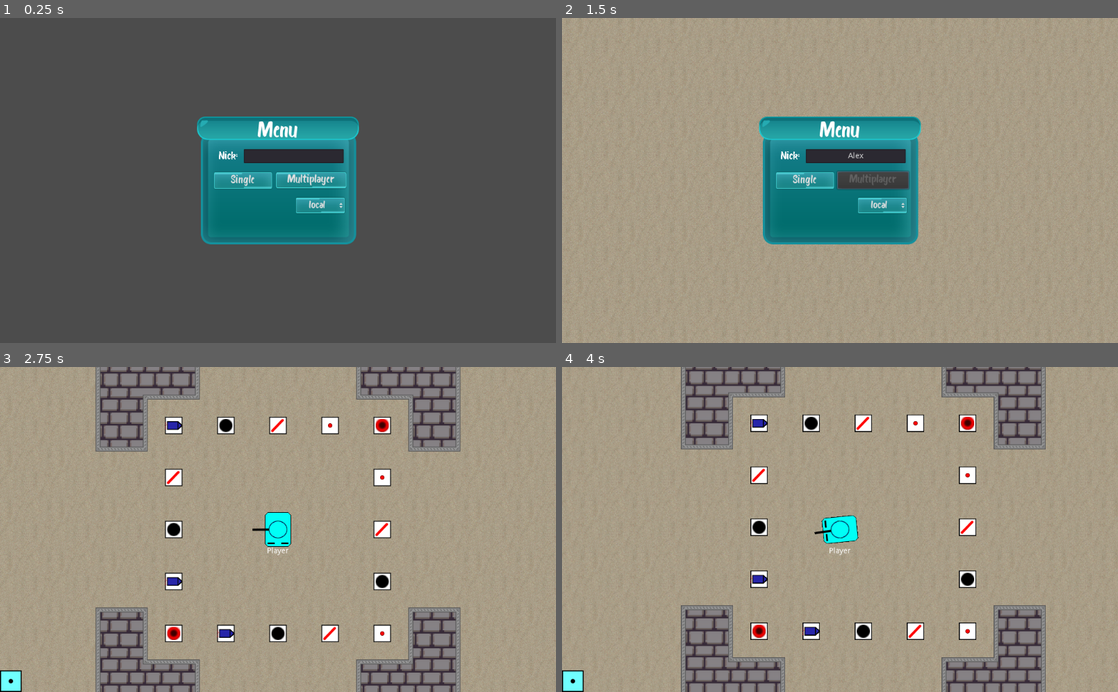
Above: before the commit, frames 1-4 (two rows, left to right).
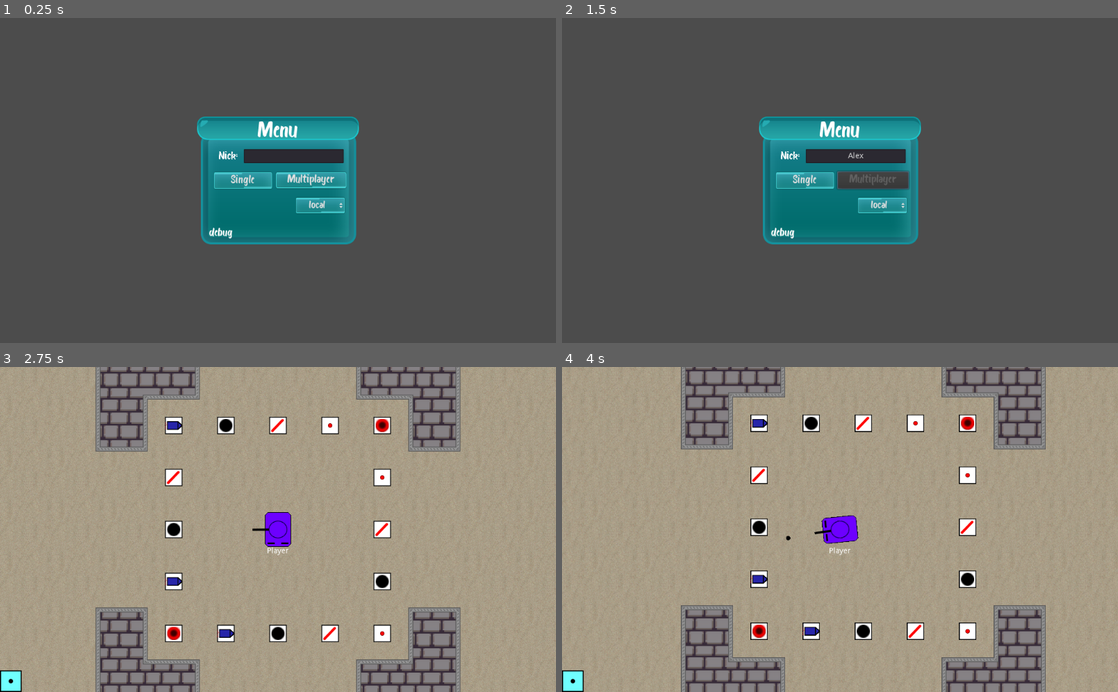
Above: after the commit, the same moments.

Repository: mm-102/godot_tanks
Game: Godot game, scene res://GameModeMaster.tscn
Same seed, same stepped clock (60 frames per second), same inputs: the game is played once before the commit and once after it.
Inputs (mouse positions are in pixels of both pictures, inside the frame that each line leads up to):
- Up to frame 1 (0.25 s): no input
- Up to frame 2 (1.5 s): click (856, 154) at 0.52 s; type "Alex" at 0.6 s; click "Multiplayer" at 1.25 s
- Up to frame 3 (2.75 s): click "Single" at 2 s
- Up to frame 4 (4 s): tap Enter at 2.75 s; move the mouse to (962, 513) at 2.77 s; hold D (p_right) 2.78-3.53 s; hold Tab (Scoreboard) 2.78-3.53 s; move the mouse to (728, 545) at 3.52 s; hold S (p_backward) from 3.53 s (still down); click (728, 545) at 3.6 s

The runs differ from the first frame. In frame 1, less than 0.1% of the frame differs, in the area x 37-42%, y 64-68%; in frame 2, 89%, in the area x 0-100%, y 0-100%; in frame 3, 0.4%; in frame 4, 0.5%.

Commit message:
Other: - Menu remember your name and choosen server - Add versioning to drop players with older version from server   > This only applies to 'released' mode - starting position of spectator in map

Diff:
--- a/GameModeMaster.gd
+++ b/GameModeMaster.gd
@@ -6,32 +6,29 @@
 	GAME_MODE.SINGLE: preload("res://Singleplayer/Main.tscn"),
 	GAME_MODE.MULTI: preload("res://Multiplayer/Main.tscn"),
 }
+var nick = ""
+var player_color = ""
 var is_multiplayer = false
 
-var rng = RandomNumberGenerator.new()
 
-func _ready():
-#	Transfer._ready()
-	pass
 
-func game_mode(sel_mode: int, adress, player_nick):
+func game_mode(sel_mode: int):
 	#[info] Transfer node have to be after main
 	var mode_inst = MODE_DICT[sel_mode].instance()
-	mode_inst.local_player_name = player_nick
-	rng.randomize()
-	mode_inst.local_player_color = Color.from_hsv(rng.randf(), 1.0, 1.0) # temp
+	mode_inst.local_player_name = nick
+	mode_inst.local_player_color = player_color
 	if sel_mode == GAME_MODE.MULTI:
+		mode_inst.hide()
 		Transfer._ready()
 		is_multiplayer = true
-		Transfer.ip = adress
 	add_child(mode_inst)
+
+func old_version_info():
+	$Menu.old_version_info()
 
 func queue_free_menu():
 	$Menu.queue_free()
 
 func exit_to_menu():
 	$Main.queue_free()
-#	if is_multiplayer:
-#		$"/root/Transfer".queue_free()
-	#warning-ignore:return_value_discarded
 	get_tree().reload_current_scene()
--- /dev/null
+++ b/Global/Functions.gd
@@ -0,0 +1,9 @@
+extends Reference
+class_name Functions
+
+
+static func get_version():
+	if OS.has_feature("standalone") :
+		return ProjectSettings.get_setting("application/config/version")
+	else:
+		return null#"1.1.1"#ProjectSettings.get_setting("application/config/version")
--- a/Interface/Menu.gd
+++ b/Interface/Menu.gd
@@ -4,20 +4,66 @@
 	0: "127.0.0.1",
 	1: "194.187.72.136",
 }
+var config = ConfigFile.new()
 onready var master_n = get_node(Dir.MASTER)
 onready var multiplayer_button = $"%MultiplayerButton"
 onready var multiplayer_refresh = $"%MultiplayerRefresh"
+onready var version_n = $"%Version"
 
+var rng = RandomNumberGenerator.new()
+
+
+func _ready():
+	set_init_data()
+	set_version(Functions.get_version())
+
+func set_init_data():
+	var err = config.load("user://initial_data.cfg")
+	if err != OK:
+		return
+	var menu_data = config.get_section_keys("Menu")
+	$"%PlayerNickInput".text = config.get_value("Menu", "Nick")
+	$"%OptionButton"._select_int(int(config.get_value("Menu", "SelectInt")))
+
+
+func set_version(version):
+	if version == null:
+		version_n.set_text("debug")
+		return
+	var text_v = "v" + str(version)
+	version_n.set_text(text_v)
+
+func old_version_info():
+	version_n.add_color_override("font_color", Color(1,0,0))
+	multiplayer_refresh.stop()
+	multiplayer_button.disabled = true
+	$OldVersionInfo.show()
 
 
 func _on_SingleplayerButton_pressed():
-	master_n.game_mode(0, null, $"%PlayerNickInput".text)
+	master_n.nick = $"%PlayerNickInput".text
+	master_n.game_mode(0)
+	save_data($"%PlayerNickInput".text, $"%OptionButton".get_selected())
 	queue_free()
 
+
 func _on_MultiplayerButton_pressed():
-	master_n.game_mode(1, ADRESS[$"%OptionButton".get_selected()], $"%PlayerNickInput".text)
+	master_n.nick = $"%PlayerNickInput".text
+	rng.randomize()
+	master_n.player_color = Color.from_hsv(rng.randf(), 1.0, 1.0) # temp
+	Transfer.ip = ADRESS[int($"%OptionButton".get_selected())]
+	Transfer._connect_to_server()
+	save_data($"%PlayerNickInput".text, $"%OptionButton".get_selected())
 	multiplayer_button.set_disabled(true)
 	multiplayer_refresh.start()
 
 func _on_MultiplayerRefresh_timeout():
 	multiplayer_button.set_disabled(false)
+
+func save_data(nick, select_int):
+	# Store some values.
+	config.set_value("Menu", "Nick", nick)
+	config.set_value("Menu", "SelectInt", select_int)
+
+	# Save it to a file (overwrite if already exists).
+	config.save("user://initial_data.cfg")
--- a/Interface/Menu.tscn
+++ b/Interface/Menu.tscn
@@ -8,6 +8,10 @@
 [sub_resource type="DynamicFont" id=9]
 resource_local_to_scene = true
 size = 19
+font_data = ExtResource( 3 )
+
+[sub_resource type="DynamicFont" id=10]
+size = 20
 font_data = ExtResource( 3 )
 
 [node name="Menu" type="Control"]
@@ -96,6 +100,25 @@
 rect_scale = Vector2( 0.5, 0.5 )
 text = "Nick:"
 
+[node name="Version" type="Label" parent="Background"]
+unique_name_in_owner = true
+margin_left = 22.0
+margin_top = 205.0
+margin_right = 111.0
+margin_bottom = 225.0
+custom_fonts/font = SubResource( 10 )
+text = "xxx"
+
+[node name="OldVersionInfo" type="Label" parent="."]
+visible = false
+margin_left = -243.0
+margin_top = 147.0
+margin_right = 267.0
+margin_bottom = 210.0
+text = "Info: Your client is not update.
+Please download newest version."
+align = 1
+
 [connection signal="pressed" from="Background/SingleplayerButton" to="." method="_on_SingleplayerButton_pressed"]
 [connection signal="pressed" from="Background/MultiplayerButton" to="." method="_on_MultiplayerButton_pressed"]
 [connection signal="timeout" from="Background/MultiplayerButton/MultiplayerRefresh" to="." method="_on_MultiplayerRefresh_timeout"]
--- a/Multiplayer/Main.gd
+++ b/Multiplayer/Main.gd
@@ -13,9 +13,6 @@
 onready var gui_timer_n = get_node(Dir.GUI_TIMER)
 
 
-
-func _enter_tree():
-	Transfer._connect_to_server()
 
 func _exit_tree():
 	Transfer.close_connection()
@@ -61,3 +58,9 @@
 func player_destroyed(corpse_data, slayer_id, projectile_name):
 	game_n.player_destroyed(corpse_data, projectile_name)
 	gui_scoreboard_n.player_destroyed(corpse_data.ID, slayer_id)
+
+func hide():
+	$Background.hide()
+
+func show():
+	$Background.show()
--- a/Player/Projectiles/LaserBeam.gd
+++ b/Player/Projectiles/LaserBeam.gd
@@ -50,7 +50,7 @@
 	ray.cast_to = Vector2.UP.rotated(point_rotation) * length_left
 	ray.force_raycast_update()
 
-	for i in range(MAX_BOUNCES):	# limit bounces
+	for _i in range(MAX_BOUNCES):	# limit bounces
 
 		if !ray.is_colliding():
 			add_point(ray.cast_to + ray.position)
--- a/Player/Projectiles/RocketMulti.gd
+++ b/Player/Projectiles/RocketMulti.gd
@@ -9,7 +9,7 @@
 	$StartTargeting.free()
 	set_mode(MODE_KINEMATIC)
 
-func _physics_process(delta):
+func _process(_delta):
 	if stances.size() >= 2 and stances[-1].RocketsStance.has(name) and stances[-2].RocketsStance.has(name):
 		interpolation()
 
--- a/Player/Spectator/Spectator.tscn
+++ b/Player/Spectator/Spectator.tscn
@@ -4,6 +4,7 @@
 
 [node name="Spectator" type="Camera2D"]
 pause_mode = 2
+position = Vector2( 518, 306 )
 script = ExtResource( 1 )
 
 [node name="Tween" type="Tween" parent="."]
--- a/Singletons/Transfer.gd
+++ b/Singletons/Transfer.gd
@@ -9,7 +9,6 @@
 onready var clock_node = $"%Clock"
 onready var master_n = get_node(Dir.MASTER)
 onready var main_n
-onready var time
 
 var network : NetworkedMultiplayerENet = null
 
@@ -20,8 +19,6 @@
 
 #---------- SERVER CREATION ----------
 func _connect_to_server():
-	time = get_node(Dir.GAME).current_world_stances
-	main_n = get_node(Dir.MAIN)
 	network = NetworkedMultiplayerENet.new()
 	var _err = network.connect("connection_failed", self, "_on_connection_failed")
 	_err = network.connect("connection_succeeded", self, "_on_connection_succeeded")
@@ -38,13 +35,11 @@
 	print("[Transfer]: Faild to connect")
 
 func _on_connection_succeeded():
-	print("[Transfer]: Succesfully connected")
+	print("[Transfer]: Succesfully connected. Waiting for authorisation...")
+	master_n.game_mode(1)
+	main_n = get_node(Dir.MAIN)
 	my_id = network.get_unique_id()
-	main_n.connection_succeeded()
 	fetch_init_data()
-	clock_node.determine_begining_time_diff()
-	time_diff_timer_node.start()
-	master_n.queue_free_menu()
 
 func close_connection():
 	time_diff_timer_node.stop()
@@ -53,12 +48,26 @@
 
 #---- INIT DATA ----
 func fetch_init_data():
-	rpc_id(1, "recive_init_data", main_n.local_player_name, main_n.local_player_color)
+	rpc_id(1, "recive_init_data", master_n.nick, master_n.player_color, Functions.get_version())
+
+remote func recive_old_version_info(available_versions):
+	if !get_tree().get_rpc_sender_id() == 1:
+		return
+	print("[Transfer]: Connection droped: Old version.")
+	master_n.old_version_info()
+	master_n.get_node("Main").queue_free()
+	close_connection()
 
 #[info] Init data only allow to spectate mode
 remote func recive_data_during_game(init_data):
 	if !get_tree().get_rpc_sender_id() == 1:
 		return
+	master_n.get_node("Main").show()
+	main_n.connection_succeeded()
+	clock_node.determine_begining_time_diff()
+	time_diff_timer_node.start()
+	master_n.queue_free_menu()
+
 	main_n.init_data(init_data)
 	var spectator_camera : Camera2D = load("res://Player/Spectator/Spectator.tscn").instance()
 	spectator_camera.current = true
@@ -87,10 +96,10 @@
 
 
 
-remote func recive_world_stance(time, playerS_stance):
+remote func recive_world_stance(_time, playerS_stance):
 	if !get_tree().get_rpc_sender_id() == 1:
 		return
-	main_n.add_world_stance(time, playerS_stance)
+	main_n.add_world_stance(_time, playerS_stance)
 
 func fetch_shoot(player_stance, shoot_slot):
 	rpc_unreliable_id(1, "recive_shoot", player_stance, shoot_slot)
@@ -100,7 +109,7 @@
 		return
 	main_n.spawn_bullet(player_id, bullet_data, spawn_time)
 
-remote func recive_shoot_bounce_state(bulletS_state, time):
+remote func recive_shoot_bounce_state(bulletS_state, _time):
 	if !get_tree().get_rpc_sender_id() == 1:
 		return
-	main_n.update_bounce_bullet(bulletS_state, time)
+	main_n.update_bounce_bullet(bulletS_state, _time)
--- a/project.godot
+++ b/project.godot
@@ -24,6 +24,11 @@
 "language": "GDScript",
 "path": "res://Global/Dir.gd"
 }, {
+"base": "Reference",
+"class": "Functions",
+"language": "GDScript",
+"path": "res://Global/Functions.gd"
+}, {
 "base": "RigidBody2D",
 "class": "Projectile",
 "language": "GDScript",
@@ -33,6 +38,7 @@
 "Ammunition": "",
 "DefaultSettings": "",
 "Dir": "",
+"Functions": "",
 "Projectile": ""
 }
 
@@ -40,7 +46,8 @@
 
 config/name="Godot Tanks"
 run/main_scene="res://GameModeMaster.tscn"
-config/icon="res://icon.png"
+boot_splash/bg_color=Color( 0.141176, 0.141176, 0.141176, 1 )
+config/version="0.1.0"
 
 [autoload]
 
Not shown: 1 places in Interface/Menu.tscn that only renumber resources
